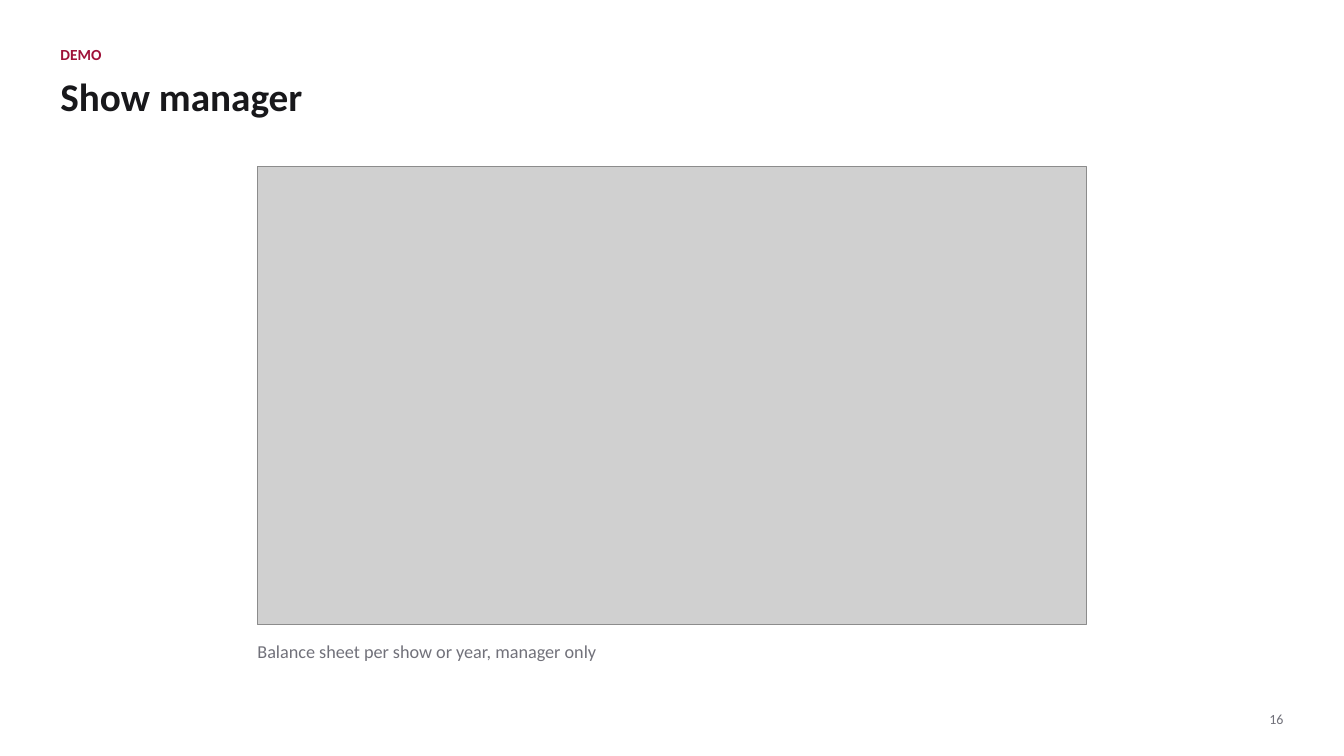
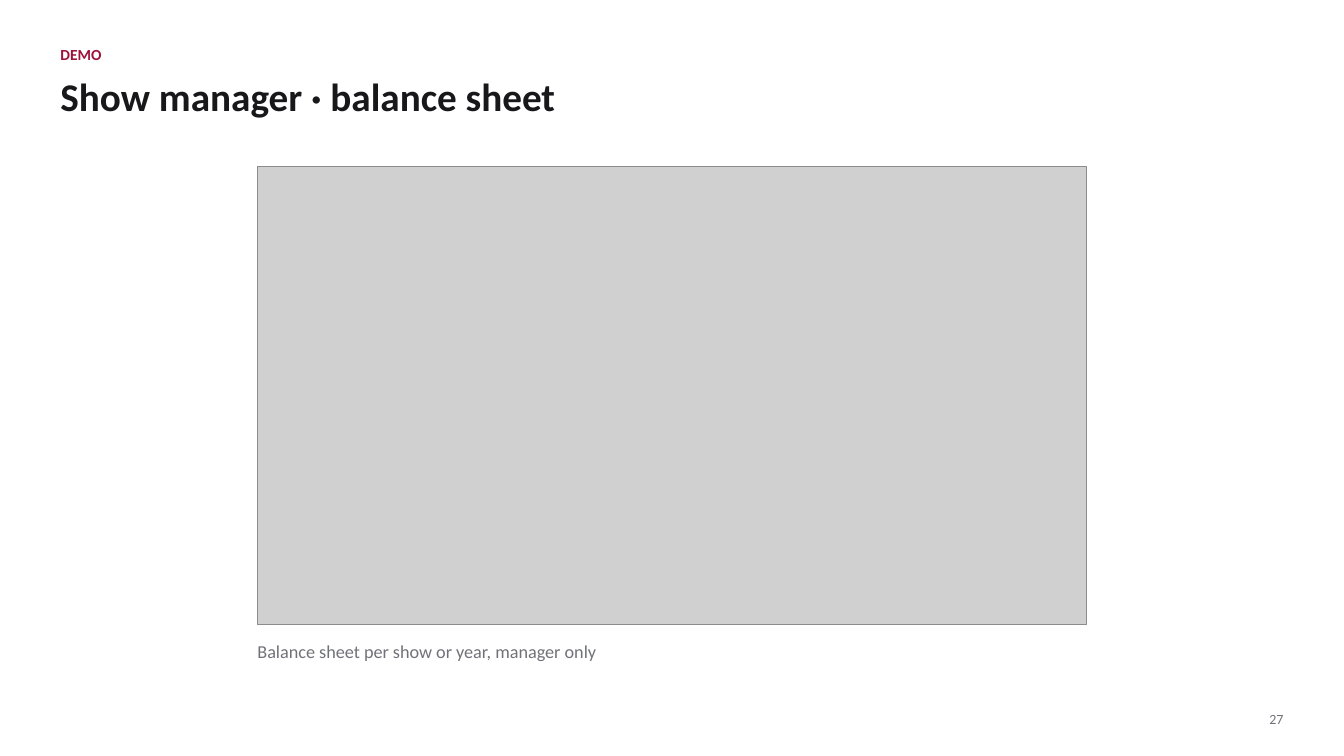
Before and after one commit to AbbasReads/SWE, a slide deck: slide 27 of SAMS.pptx (slide 16 before the commit). Drawn at 1344x756 pixels with LibreOffice and Linux fonts; fonts in the diff are those of the drawing; grey boxes stand for pictures. Boxes give left, top, right and bottom in pixels: in the first picture for what was removed or moved away, otherwise in the second. Text is boxed around its words. In the diff, an @@ line names an element or a change of style, - is before the commit and + after.

```diff
--- a/SAMS.pptx
+++ b/SAMS.pptx
@@ text at (60,83,555,118): text changed @@
-Show manager
+Show manager · balance sheet
@@ text at (1269,715,1283,724): text changed @@
-16
+27
```
Also in this commit, not shown: 15 other slides changed, 12 slides added, 1 slide removed, 11 other files.
